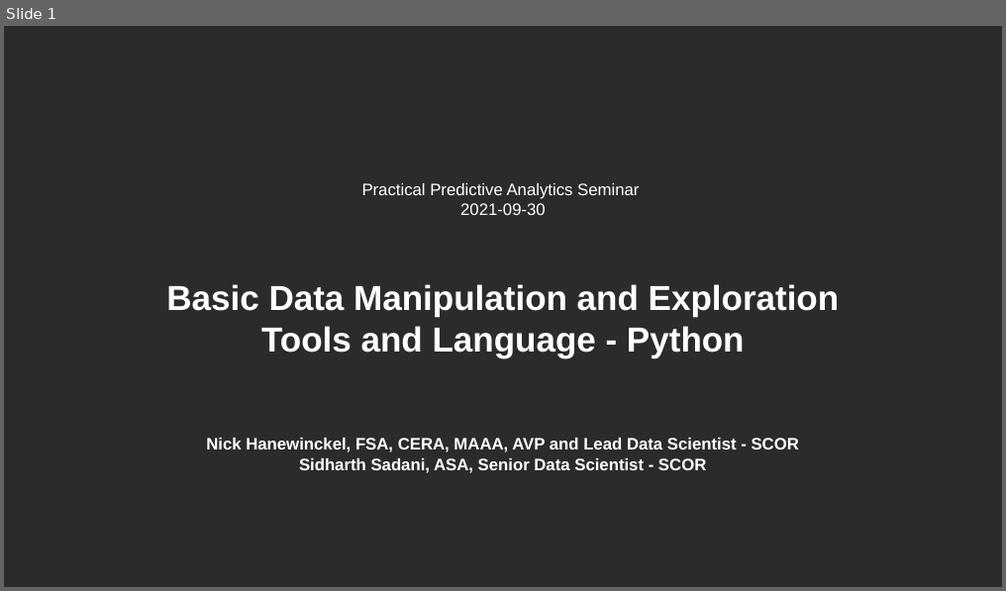
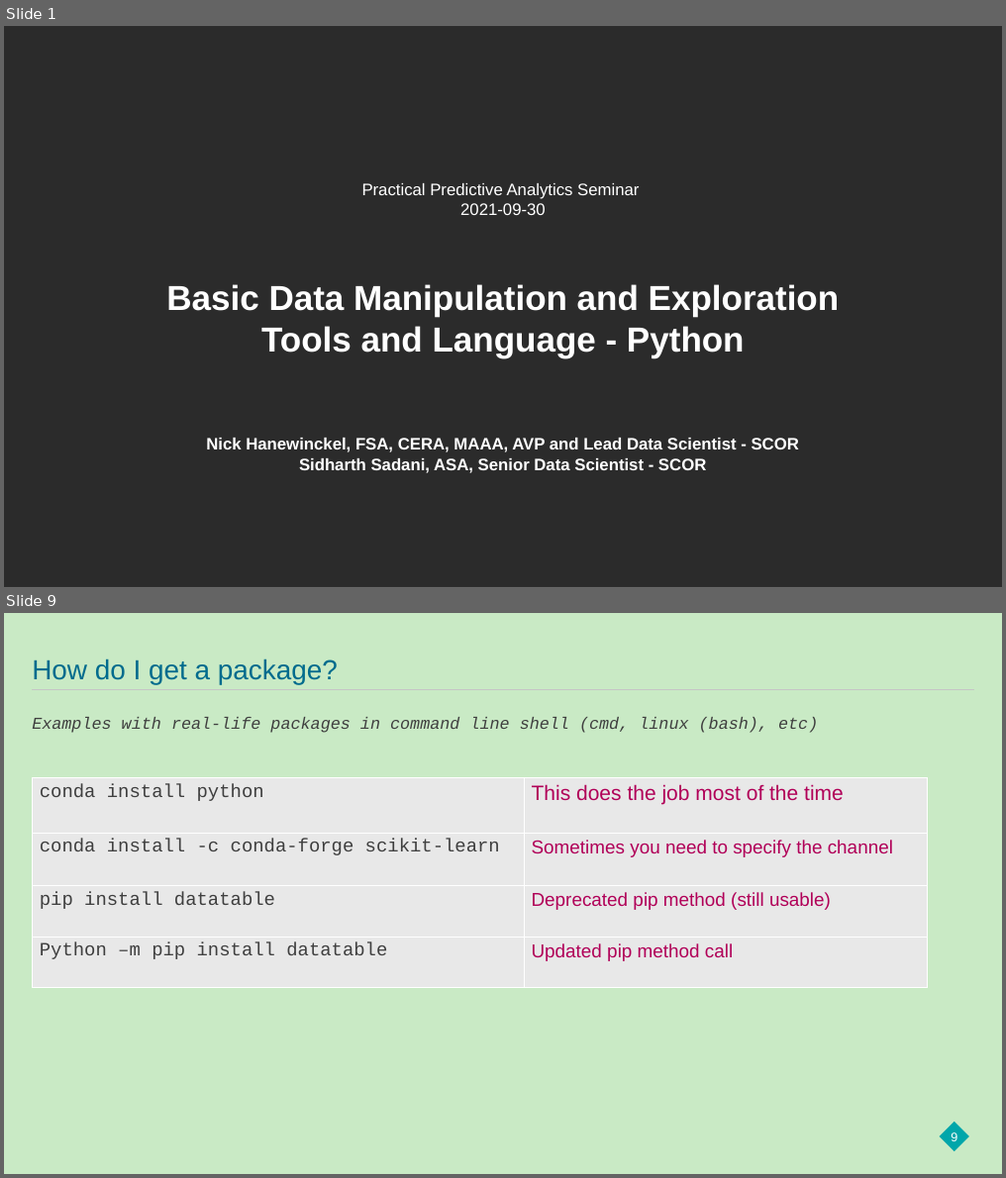
Before and after one commit to hanewinckel/ppas-python, a slide deck: Presentations/PPAS_BasicDataManipulation-Python.pptx. Shown one above the other, each under a label of ours: slide 1 before the commit, slides 1 and 9 after it; the slides between them are not shown. The pictures are 1006x591 and 1006x1178 pixels, drawn with LibreOffice and Linux fonts; fonts in the diff are those of the drawing; background and template pictures are left out; a plain dark background stands for a picture behind light text. Boxes give left, top, right and bottom in pixels: in the first picture for what was removed or moved away, otherwise in the second. Text is boxed around its words. In the diff, an @@ line names an element or a change of style, - is before the commit and + after.

```diff
--- a/Presentations/PPAS_BasicDataManipulation-Python.pptx
+++ b/Presentations/PPAS_BasicDataManipulation-Python.pptx
@@ slide 9 added at [4, 613, 1002, 1174], background #C9EAC5 @@
@@ title added at [32, 659, 338, 684], 26.7 pt, text #006B8D @@
+How do I get a package?
@@ line added from (32, 689) to (974, 689), #C6C6C6 0.5 pt @@
@@ text added at [32, 717, 818, 733], 16 pt, text #3F3F3F, italic @@
+Examples with real-life packages in command line shell (cmd, linux (bash), etc)
@@ table added at [32, 777, 927, 987], 4 rows, 2 columns @@
+conda install python | This does the job most of the time
+conda install -c conda-forge scikit-learn | Sometimes you need to specify the channel
+pip install datatable | Deprecated pip method (still usable)
+Python –m pip install datatable | Updated pip method call
@@ rectangle added at [940, 1122, 969, 1152], fill #00A6AA @@
@@ page number added at [950, 1133, 957, 1142], 12 pt, text #FFFFFF @@
+9
```
Also in this commit, not shown: 1 slide changed, 16 other slides added.
